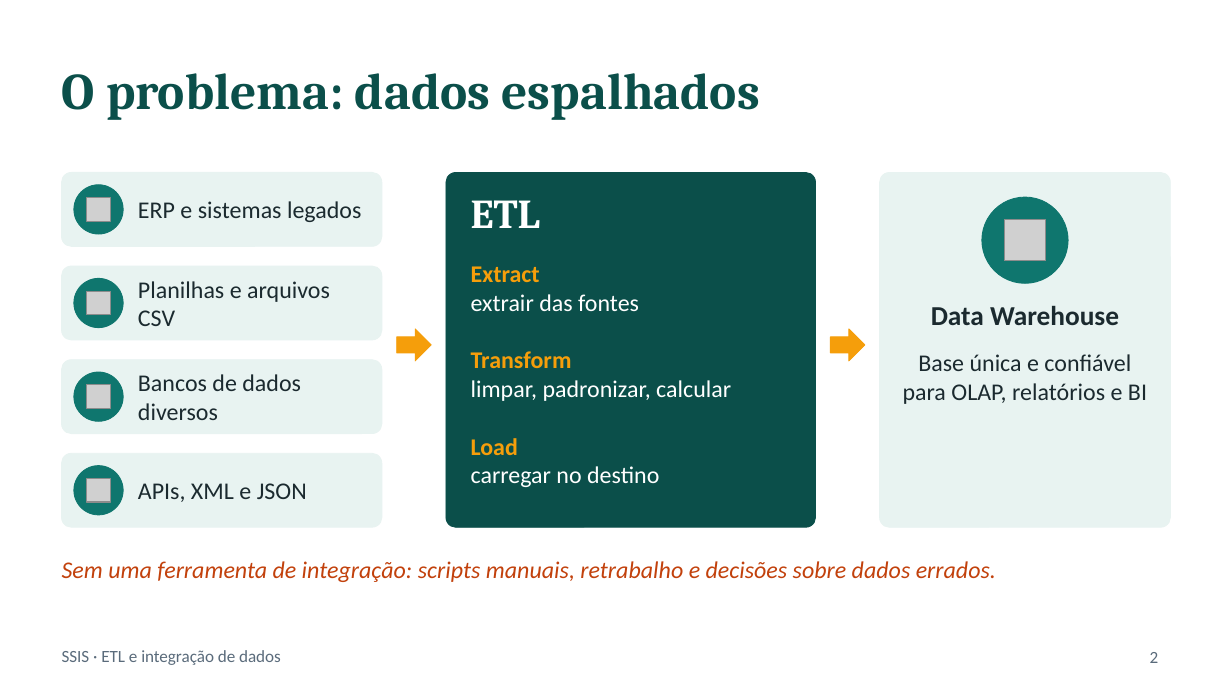
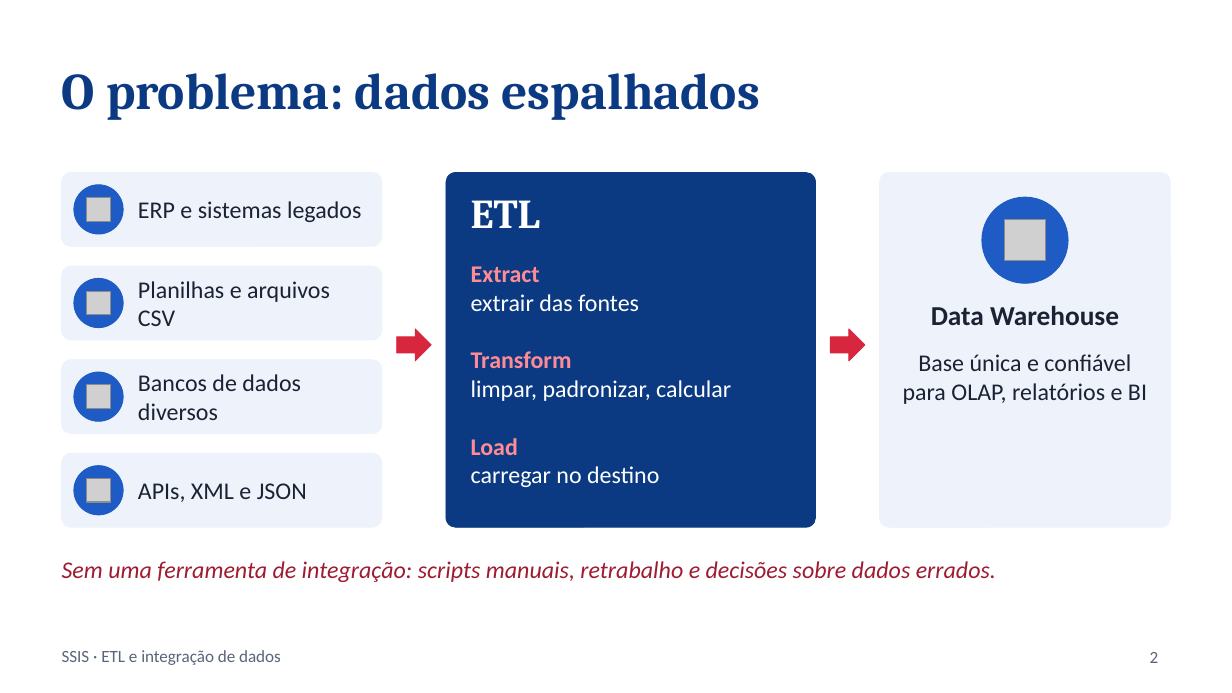
Before and after one commit to Yahnfs/Projeto-de-Analise-e-Fluxo-de-Dados-OLAP-e-ETL, a slide deck: slide 2 of Seminario_SSIS.pptx. Drawn at 1232x693 pixels with LibreOffice and Linux fonts; fonts in the diff are those of the drawing; grey boxes stand for pictures. Boxes give left, top, right and bottom in pixels: in the first picture for what was removed or moved away, otherwise in the second. Text is boxed around its words. In the diff, an @@ line names an element or a change of style, - is before the commit and + after.

```diff
--- a/Seminario_SSIS.pptx
+++ b/Seminario_SSIS.pptx
@@ title "O problema: dados espalhados" at [62, 73, 760, 120]: text colour #0B4F4A to #0B3A82 @@
@@ rounded rectangle at [446, 172, 816, 527]: fill #0B4F4A to #0B3A82; outline #0B4F4A 0.5 pt to #0B3A82 0.5 pt @@
@@ fill #E8F3F1 to #EDF2FB; outline #E8F3F1 0.5 pt to #EDF2FB 0.5 pt in 5 elements at [62, 172, 382, 246], [62, 266, 382, 340], [62, 360, 382, 434], [62, 453, 382, 527], [880, 172, 1170, 527] @@
@@ fill #0F766E to #1F5BC4; outline #0F766E 0.5 pt to #1F5BC4 0.5 pt in 5 elements at [74, 185, 123, 234], [74, 278, 123, 328], [74, 372, 123, 421], [74, 466, 123, 515], [982, 197, 1068, 283] @@
@@ text at [471, 266, 540, 282]: text colour #F59E0B to #FF8C95 in "Extract" @@
@@ right arrow at [397, 329, 431, 361]: fill #F59E0B to #D7263D; outline #F59E0B 0.5 pt to #D7263D 0.5 pt @@
@@ right arrow at [830, 329, 865, 361]: fill #F59E0B to #D7263D; outline #F59E0B 0.5 pt to #D7263D 0.5 pt @@
@@ text at [471, 351, 572, 368]: text colour #F59E0B to #FF8C95 in "Transform" @@
@@ text at [471, 438, 518, 455]: text colour #F59E0B to #FF8C95 in "Load" @@
@@ text "Sem uma ferramenta de integração: ..." at [62, 561, 996, 582]: text colour #C2410C to #9E1B32 @@
```
Also in this commit, not shown: 11 other slides changed, 1 slide added.
